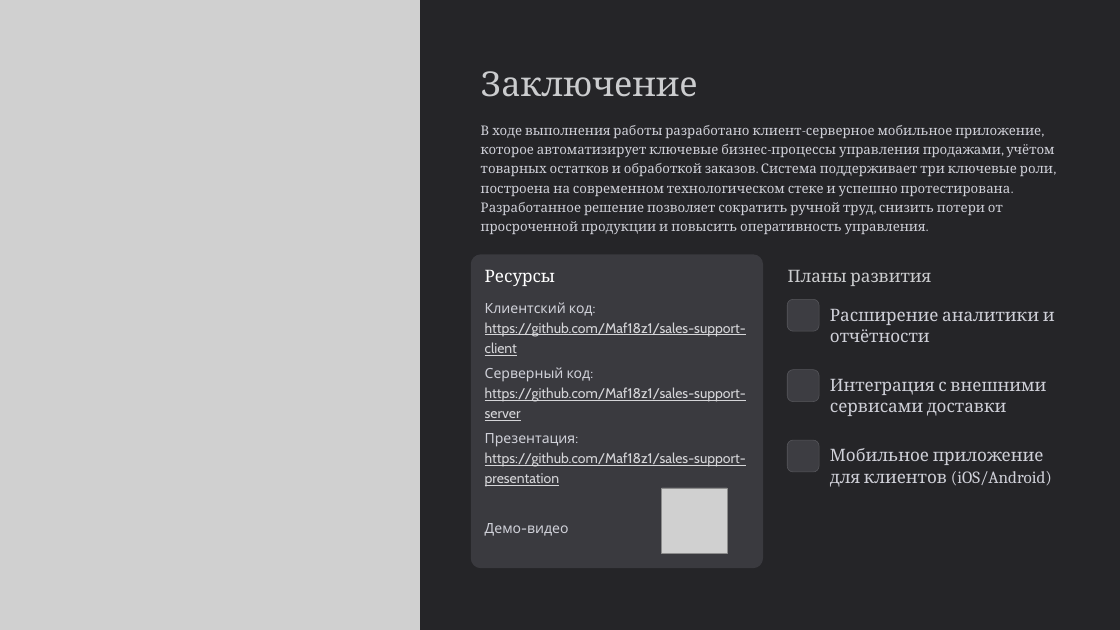
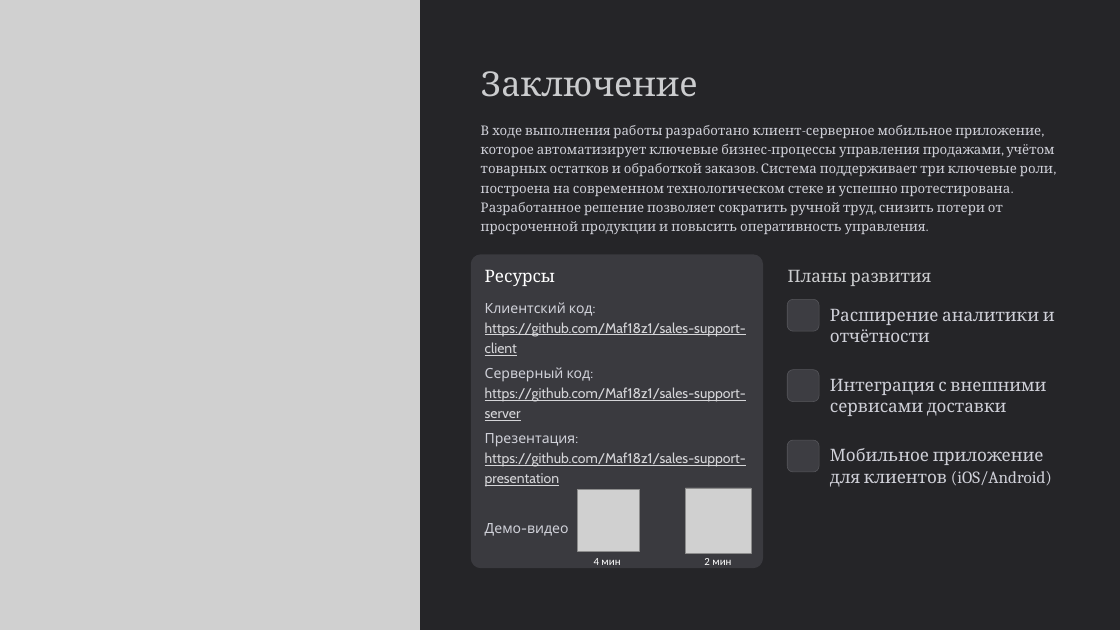
Before and after one commit to Maf18z1/sales-support-presentation, a slide deck: slide 8 of Защита_проекта.pptx. Drawn at 1120x630 pixels with LibreOffice and Linux fonts; fonts in the diff are those of the drawing; grey boxes stand for pictures; background and template pictures are left out. Boxes give left, top, right and bottom in pixels: in the first picture for what was removed or moved away, otherwise in the second. Text is boxed around its words. In the diff, an @@ line names an element or a change of style, - is before the commit and + after.

```diff
--- a/Защита_проекта.pptx
+++ b/Защита_проекта.pptx
@@ picture: place and size @@
-picture at box(661, 488, 727, 553)
+picture at box(578, 489, 640, 551)
@@ picture added at box(685, 488, 751, 553) @@
@@ text added at box(594, 558, 620, 565), 14 pt, text #FFFFFF @@
+4 мин
@@ text added at box(704, 558, 731, 565), 14 pt, text #FFFFFF @@
+2 мин
```
